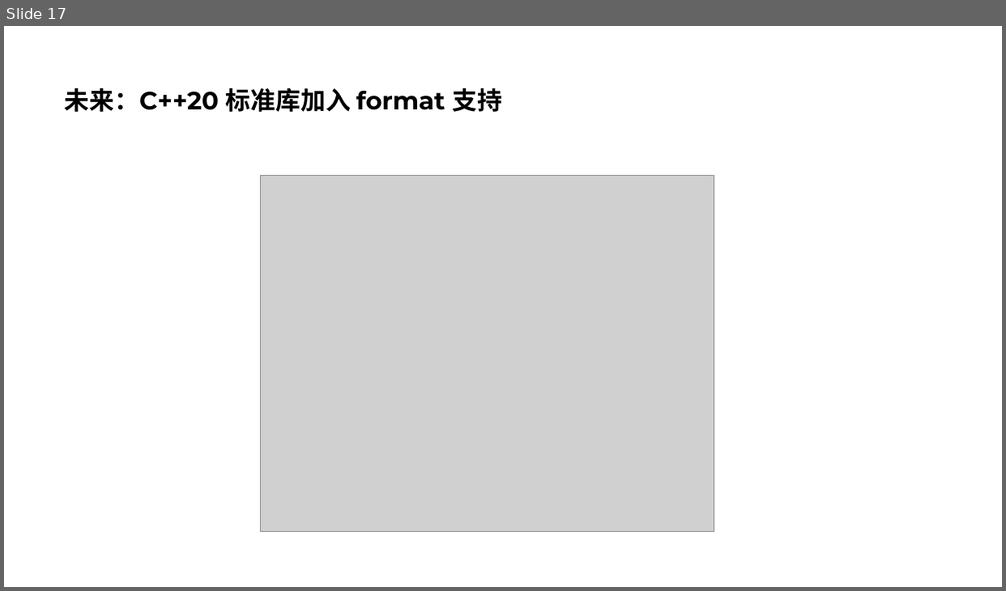
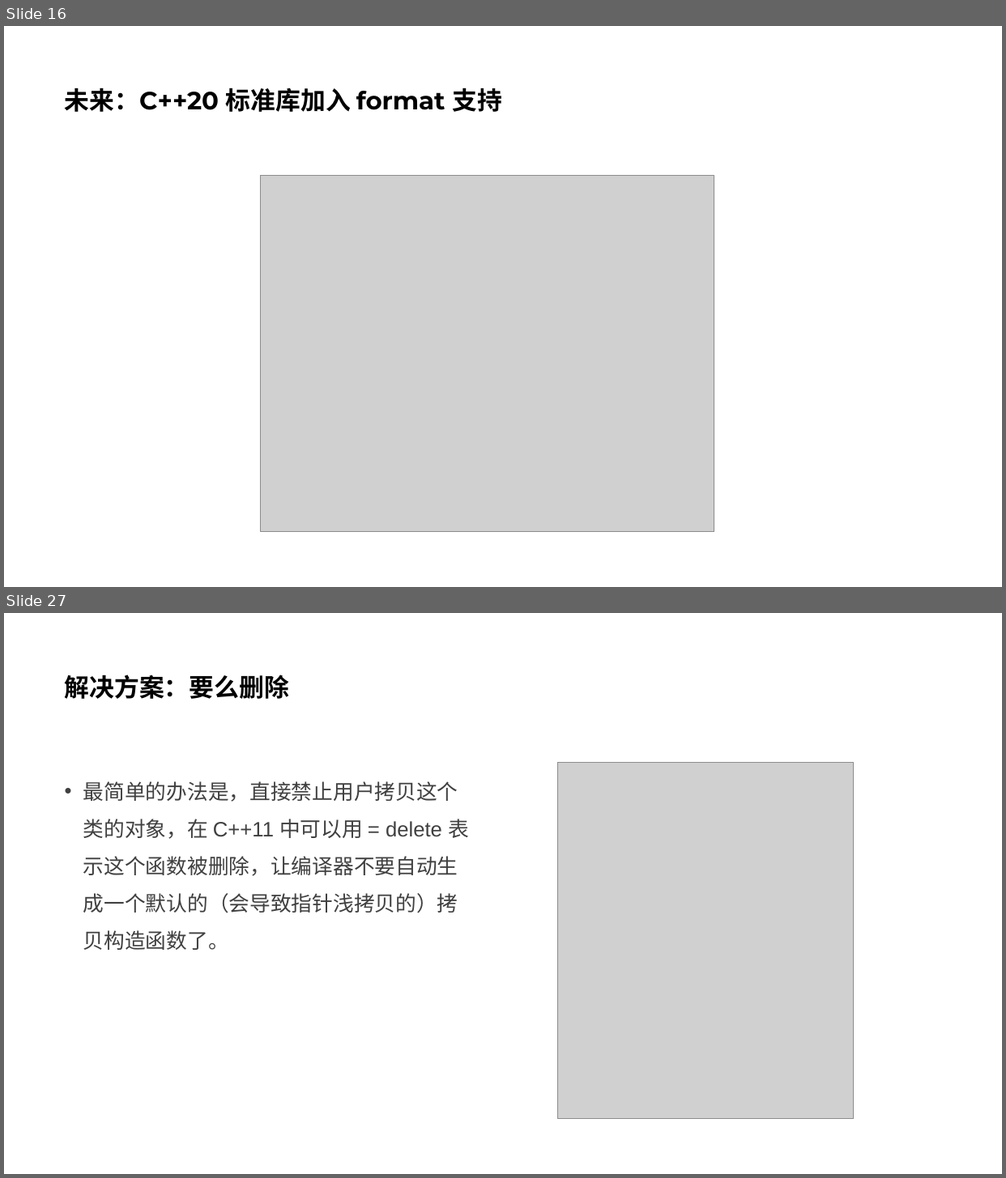
Before and after one commit to parallel101/course, a slide deck: 02/slides.pptx. Shown one above the other, each under a label of ours: slide 17 before the commit, slides 16 and 27 after it; the slides between them are not shown. The pictures are 1006x591 and 1006x1178 pixels, drawn with LibreOffice and Linux fonts; fonts in the diff are those of the drawing; grey boxes stand for pictures. Boxes give left, top, right and bottom in pixels: in the first picture for what was removed or moved away, otherwise in the second. Text is boxed around its words. In the diff, an @@ line names an element or a change of style, - is before the commit and + after.

```diff
--- a/02/slides.pptx
+++ b/02/slides.pptx
@@ slide 27 added at [4,613,1002,1174], background #FFFFFF @@
@@ title added at [65,675,289,699], 24 pt, text #000000, bold @@
+解决方案：要么删除
@@ text added at [83,781,469,950], 20 pt, text #404040 @@
+• 最简单的办法是，直接禁止用户拷贝这个类的对象，在 C++11 中可以用 = delete 表示这个函数被删除，让编译器不要自动生成一个默认的（会导致指针浅拷贝的）拷贝构造函数了。
@@ picture added at [558,763,854,1119] @@
@@ what was slide 17 is now slide 16 @@
```
Also in this commit, not shown: 2 slides changed, 11 other slides added, 1 slide removed, 18 other files.
